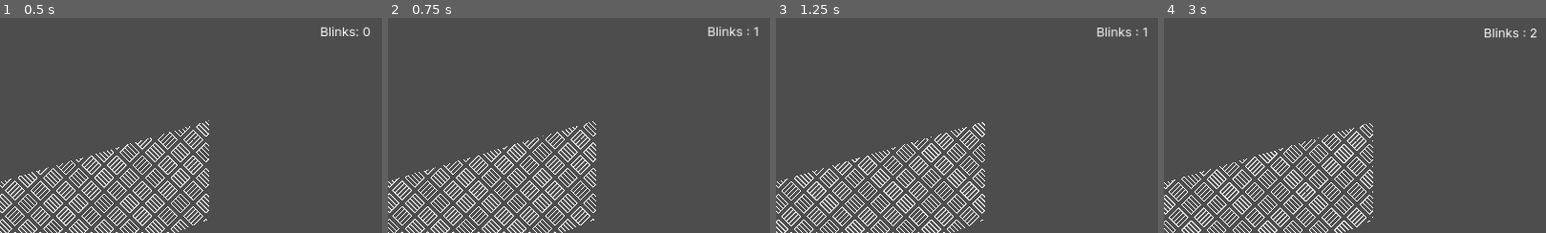
Above: before the commit, frames 1-4 (left to right).
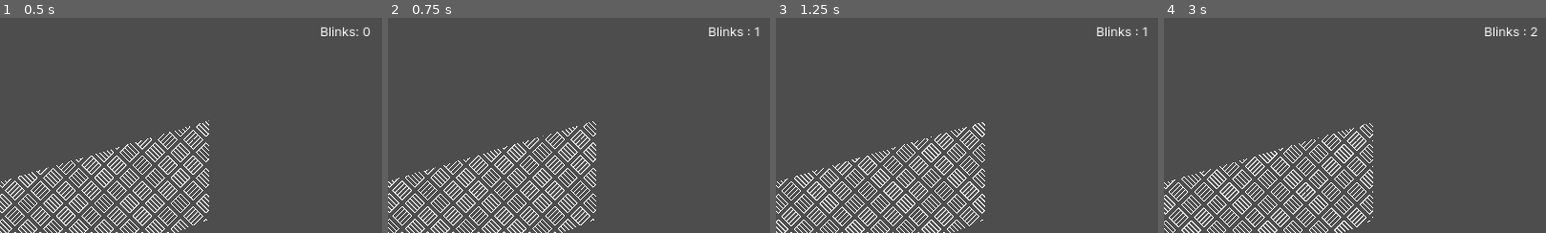
Above: after the commit, the same moments.

Repository: Dexterminator/godot4-template
Game: Godot game, scene res://scenes/test_scenes/test.tscn
Two runs of this game, one before a commit and one after it. Both use one fixed random seed, a clock stepped at 60 frames per second and the inputs below. The project has no main scene, so this scene is started directly.
Inputs (mouse positions are % of the whole screen's width and height, from its top left):
- Up to frame 1 (0.5 s): no input
- Up to frame 2 (0.75 s): tap Enter at 0.5 s; move the mouse to (72, 45) at 0.52 s; hold D (right) from 0.53 s (still down); tap J (action) at 0.6 s; click (72, 45) at 0.67 s
- Up to frame 3 (1.25 s): keep holding D (right); tap Space (jump) at 0.77 s
- Up to frame 4 (3 s): move the mouse to (30, 55) at 1.27 s; tap Alt at 1.35 s; tap Space (jump) at 1.52 s; move the mouse to (60, 28) at 2.02 s; release D (right) at 2.03 s; hold A (left) 2.03-2.78 s; hold 2 2.03-2.78 s; move the mouse to (45, 70) at 2.77 s; hold D (right) from 2.78 s (still down); tap J (action) at 2.85 s; click (45, 70) at 2.92 s
The pictures show only the part of the screen within x 46-96%, y 1-51%; the shares and areas given below are measured in that part.

Frame 1 is identical in both runs. In frame 2, 0.3% of the frame differs, in the area x 83-98%, y 4-9%; in frame 3, 0.2%; in frame 4, 0.4%, in the area x 83-98%, y 4-10%.

Commit message:
Add main menu

Diff:
--- /dev/null
+++ b/scenes/main_menu/main_menu.gd
@@ -0,0 +1,15 @@
+extends Node2D
+
+@onready var start_game_button: Button = $CenterContainer/VBoxContainer/StartGameButton
+@onready var exit_game_button: Button = $CenterContainer/VBoxContainer/ExitGameButton
+
+
+func _quit() -> void:
+	await get_tree().create_timer(0.1).timeout
+	get_tree().quit()
+
+
+func _ready() -> void:
+	start_game_button.grab_focus()
+	start_game_button.pressed.connect(func() -> void: print("pressed!"))
+	exit_game_button.pressed.connect(_quit)
--- /dev/null
+++ b/scenes/main_menu/main_menu.tscn
@@ -0,0 +1,46 @@
+[gd_scene load_steps=3 format=3 uid="uid://dqvp0o6qma50w"]
+
+[ext_resource type="Theme" uid="uid://bef14xpt531v5" path="res://ui/themes/theme.tres" id="1_38t7b"]
+[ext_resource type="Script" path="res://scenes/main_menu/main_menu.gd" id="1_vj3xw"]
+
+[node name="MainMenu" type="Node2D"]
+script = ExtResource("1_vj3xw")
+
+[node name="ColorRect" type="ColorRect" parent="."]
+offset_right = 1920.0
+offset_bottom = 1080.0
+color = Color(0.0541422, 0.0541422, 0.0541422, 1)
+
+[node name="CenterContainer" type="CenterContainer" parent="."]
+anchors_preset = 15
+anchor_right = 1.0
+anchor_bottom = 1.0
+offset_right = 1920.0
+offset_bottom = 1080.0
+grow_horizontal = 2
+grow_vertical = 2
+theme = ExtResource("1_38t7b")
+
+[node name="VBoxContainer" type="VBoxContainer" parent="CenterContainer"]
+layout_mode = 2
+theme_override_constants/separation = 20
+
+[node name="StartGameButton" type="Button" parent="CenterContainer/VBoxContainer"]
+layout_mode = 2
+focus_neighbor_top = NodePath("../ExitGameButton")
+theme_override_font_sizes/font_size = 64
+button_mask = 0
+text = "START GAME"
+
+[node name="SettingsButton" type="Button" parent="CenterContainer/VBoxContainer"]
+layout_mode = 2
+theme_override_font_sizes/font_size = 64
+button_mask = 0
+text = "SETTINGS"
+
+[node name="ExitGameButton" type="Button" parent="CenterContainer/VBoxContainer"]
+layout_mode = 2
+focus_neighbor_bottom = NodePath("../StartGameButton")
+theme_override_font_sizes/font_size = 64
+button_mask = 0
+text = "EXIT GAME"
--- a/scenes/test_scenes/test.tscn
+++ b/scenes/test_scenes/test.tscn
@@ -35,7 +35,9 @@
 [node name="ShakeCamera2D" parent="." instance=ExtResource("3_s7f5k")]
 anchor_mode = 0
 
-[node name="BlinkLabel" type="Label" parent="."]
+[node name="GUI" type="CanvasLayer" parent="."]
+
+[node name="BlinkLabel" type="Label" parent="GUI"]
 offset_left = 1695.0
 offset_top = 28.0
 offset_right = 1823.0
--- a/ui/themes/theme.tres
+++ b/ui/themes/theme.tres
@@ -1,7 +1,77 @@
-[gd_resource type="Theme" load_steps=2 format=3 uid="uid://bef14xpt531v5"]
+[gd_resource type="Theme" load_steps=6 format=3 uid="uid://bef14xpt531v5"]
 
 [ext_resource type="FontFile" uid="uid://bfxe0yu8t6p1r" path="res://ui/fonts/Inter/Inter-VariableFont_slnt,wght.ttf" id="1_k40om"]
+
+[sub_resource type="StyleBoxFlat" id="StyleBoxFlat_4bgkt"]
+content_margin_left = 30.0
+content_margin_top = 15.0
+content_margin_right = 30.0
+content_margin_bottom = 15.0
+bg_color = Color(0.192157, 0.192157, 0.192157, 0)
+border_width_left = 3
+border_width_top = 3
+border_width_right = 3
+border_width_bottom = 3
+border_color = Color(0.685396, 0.0801289, 0.473973, 1)
+corner_radius_top_left = 10
+corner_radius_top_right = 10
+corner_radius_bottom_right = 10
+corner_radius_bottom_left = 10
+
+[sub_resource type="StyleBoxFlat" id="StyleBoxFlat_gb71m"]
+content_margin_left = 30.0
+content_margin_top = 15.0
+content_margin_right = 30.0
+content_margin_bottom = 15.0
+bg_color = Color(0.268398, 0.268398, 0.268398, 1)
+corner_radius_top_left = 10
+corner_radius_top_right = 10
+corner_radius_bottom_right = 10
+corner_radius_bottom_left = 10
+
+[sub_resource type="StyleBoxFlat" id="StyleBoxFlat_pxpyf"]
+content_margin_left = 30.0
+content_margin_top = 10.0
+content_margin_right = 30.0
+content_margin_bottom = 10.0
+bg_color = Color(0.190762, 0.190762, 0.190762, 1)
+corner_radius_top_left = 10
+corner_radius_top_right = 10
+corner_radius_bottom_right = 10
+corner_radius_bottom_left = 10
+
+[sub_resource type="StyleBoxFlat" id="StyleBoxFlat_7rd8q"]
+content_margin_left = 30.0
+content_margin_top = 15.0
+content_margin_right = 30.0
+content_margin_bottom = 15.0
+bg_color = Color(0.122252, 0.122252, 0.122252, 1)
+border_color = Color(0.685396, 0.0801289, 0.473973, 1)
+corner_radius_top_left = 10
+corner_radius_top_right = 10
+corner_radius_bottom_right = 10
+corner_radius_bottom_left = 10
 
 [resource]
 default_font = ExtResource("1_k40om")
 default_font_size = 32
+Button/colors/font_color = Color(0.875, 0.875, 0.875, 1)
+Button/colors/font_disabled_color = Color(0.875, 0.875, 0.875, 0.5)
+Button/colors/font_focus_color = Color(0.95, 0.95, 0.95, 1)
+Button/colors/font_hover_color = Color(0.95, 0.95, 0.95, 1)
+Button/colors/font_hover_pressed_color = Color(1, 1, 1, 1)
+Button/colors/font_outline_color = Color(1, 1, 1, 1)
+Button/colors/font_pressed_color = Color(1, 1, 1, 1)
+Button/colors/icon_disabled_color = Color(1, 1, 1, 0.4)
+Button/colors/icon_focus_color = Color(1, 1, 1, 1)
+Button/colors/icon_hover_color = Color(1, 1, 1, 1)
+Button/colors/icon_hover_pressed_color = Color(1, 1, 1, 1)
+Button/colors/icon_normal_color = Color(1, 1, 1, 1)
+Button/colors/icon_pressed_color = Color(1, 1, 1, 1)
+Button/constants/h_separation = 4
+Button/constants/icon_max_width = 0
+Button/constants/outline_size = 0
+Button/styles/focus = SubResource("StyleBoxFlat_4bgkt")
+Button/styles/hover = SubResource("StyleBoxFlat_gb71m")
+Button/styles/normal = SubResource("StyleBoxFlat_pxpyf")
+Button/styles/pressed = SubResource("StyleBoxFlat_7rd8q")
